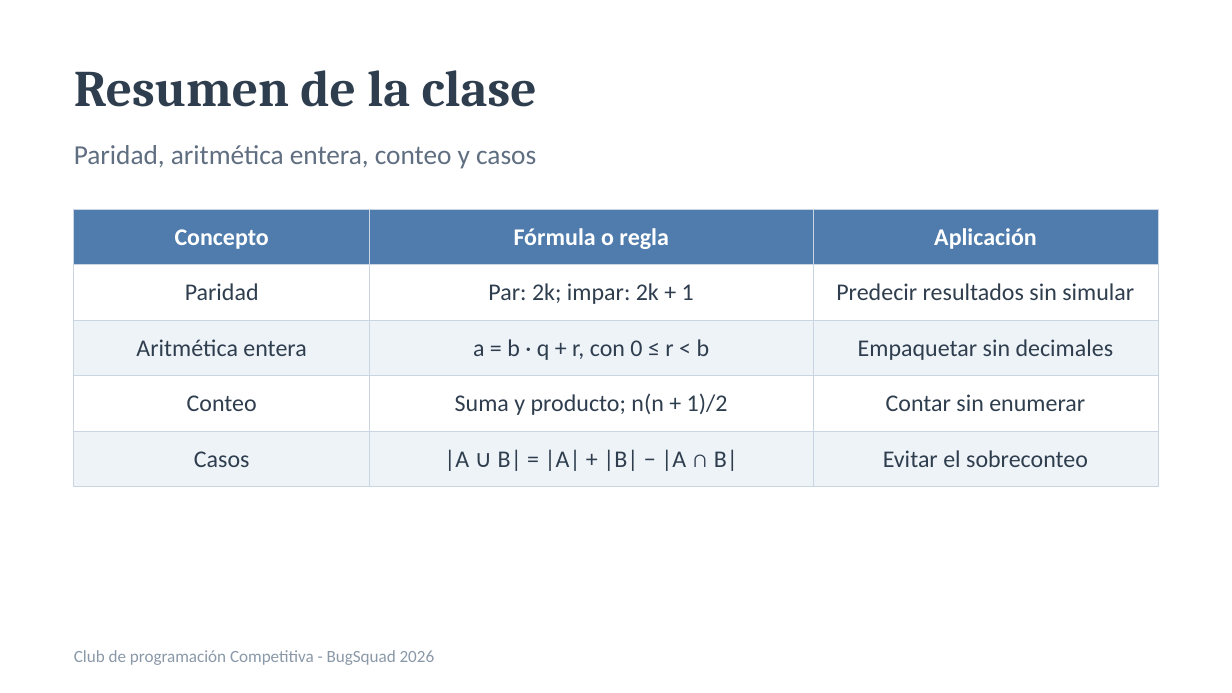
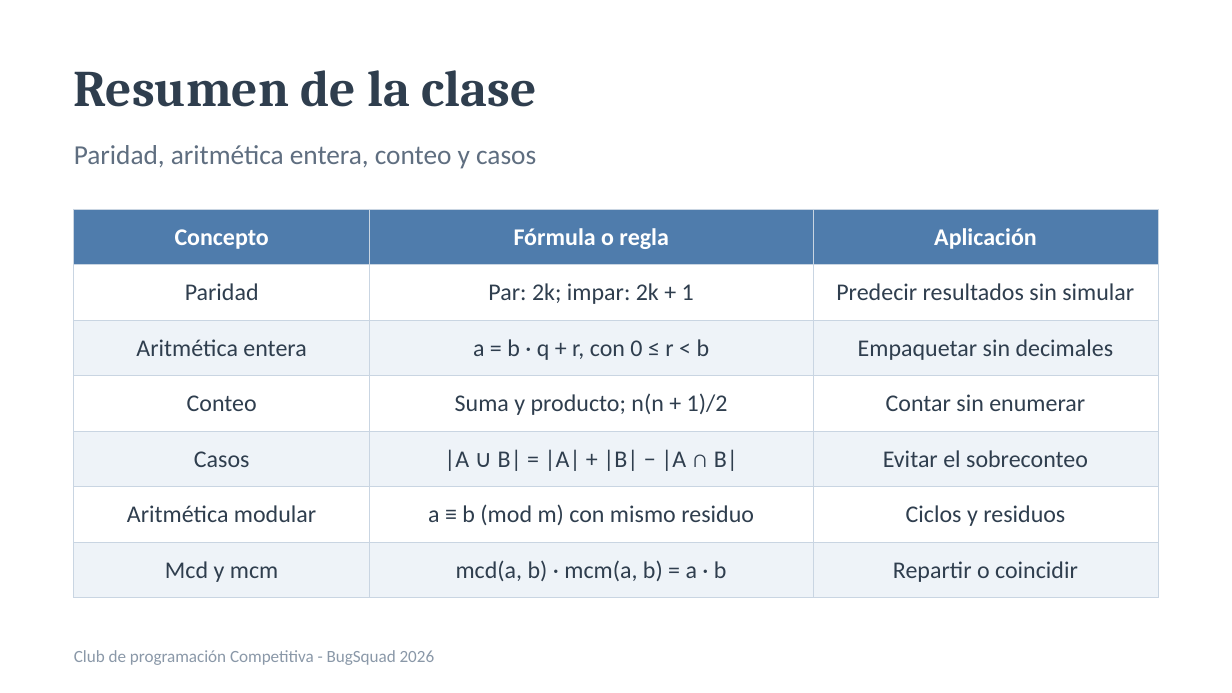
Before and after one commit to rigosantiagog/CompetitiveProgramming, a slide deck: slide 24 of assets/docs/Tema2_Aritmetica_conteo_y_casos.pptx (slide 14 before the commit). Drawn at 1232x693 pixels with LibreOffice and Linux fonts; fonts in the diff are those of the drawing. Boxes give left, top, right and bottom in pixels: in the first picture for what was removed or moved away, otherwise in the second. Text is boxed around its words. In the diff, an @@ line names an element or a change of style, - is before the commit and + after.

```diff
--- a/assets/docs/Tema2_Aritmetica_conteo_y_casos.pptx
+++ b/assets/docs/Tema2_Aritmetica_conteo_y_casos.pptx
@@ table at bbox=[74, 209, 1158, 586] @@
+row 6: Aritmética modular | a ≡ b (mod m) con mismo residuo | Ciclos y residuos
+row 7: Mcd y mcm | mcd(a, b) · mcm(a, b) = a · b | Repartir o coincidir
```
Also in this commit, not shown: 1 other slide changed, 10 slides added, 12 other files.
